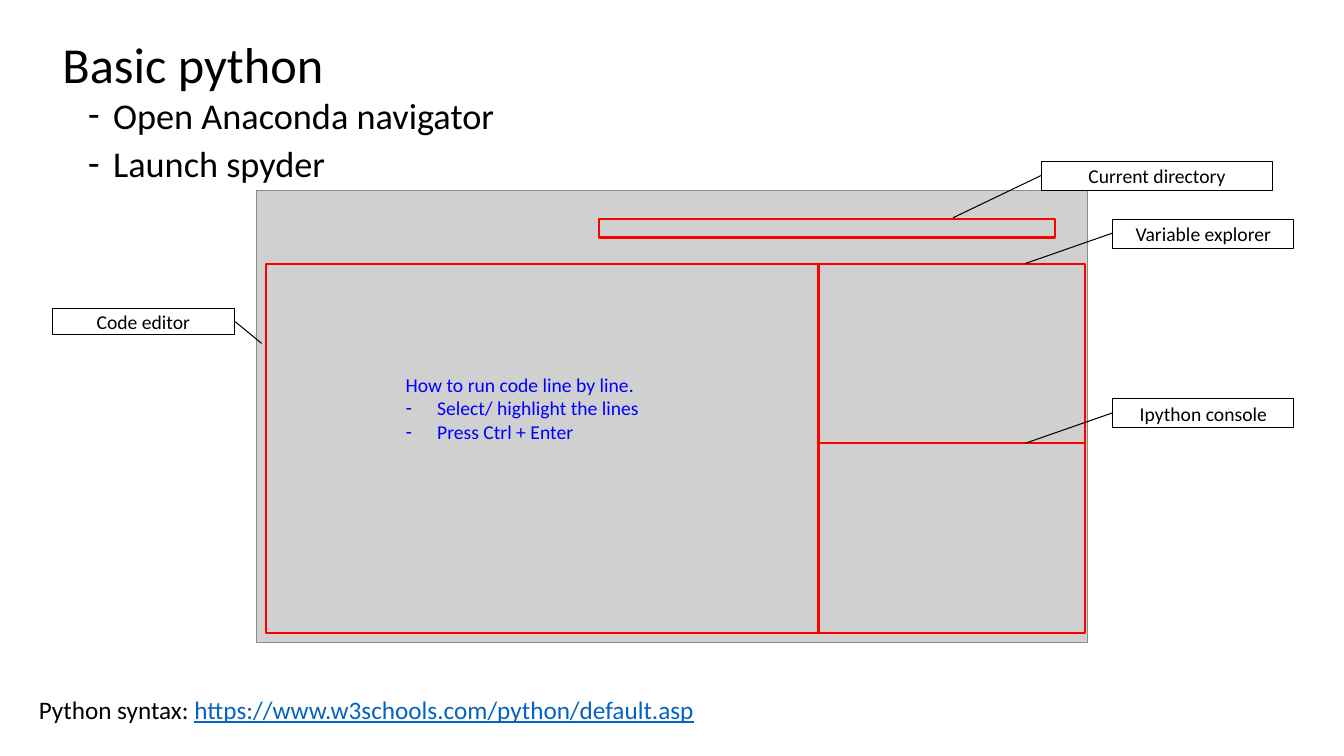
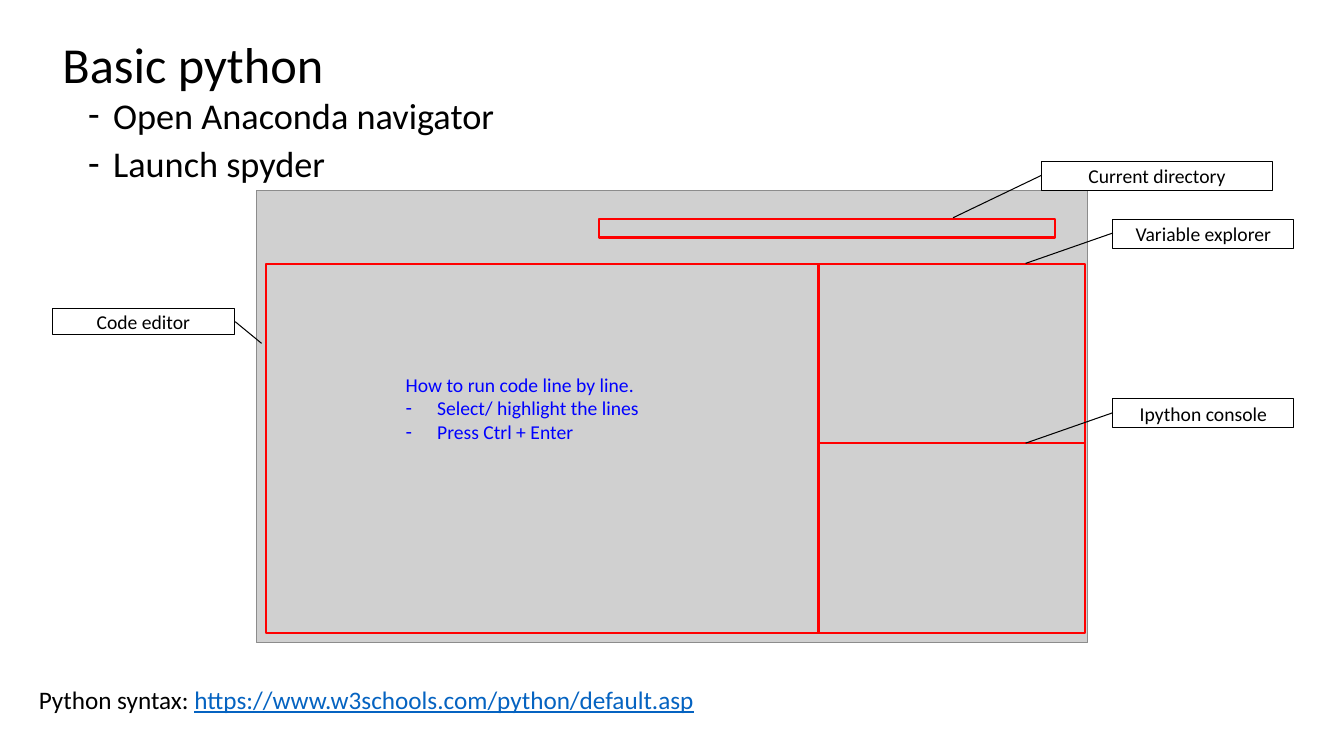
Before and after one commit to Music-Wandee/Workshop, a slide deck: slide 4 of workshop.pptx. Drawn at 1344x756 pixels with LibreOffice and Linux fonts; fonts in the diff are those of the drawing; grey boxes stand for pictures. Boxes give left, top, right and bottom in pixels: in the first picture for what was removed or moved away, otherwise in the second. Text is boxed around its words. In the diff, an @@ line names an element or a change of style, - is before the commit and + after.

```diff
--- a/workshop.pptx
+++ b/workshop.pptx
@@ text "Python syntax: https://www.w3schools.com/python/default.asp": place and size @@
-text "Python syntax: https://www.w3schools.com/python/default.asp" at <box>39,701,693,723</box>
+text "Python syntax: https://www.w3schools.com/python/default.asp" at <box>39,691,693,713</box>
```
Also in this commit, not shown: 3 other slides changed, 11 other files.
